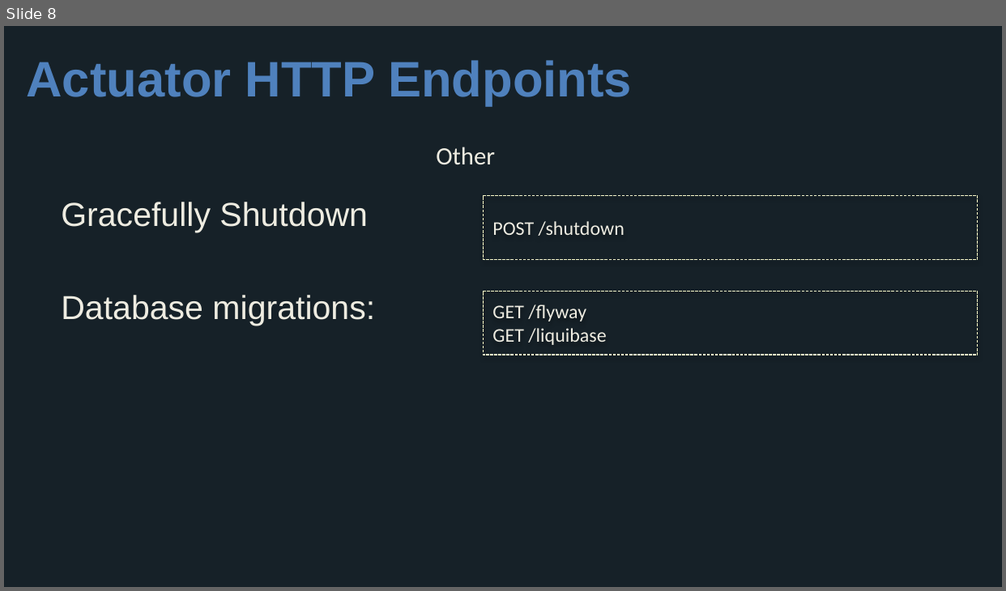
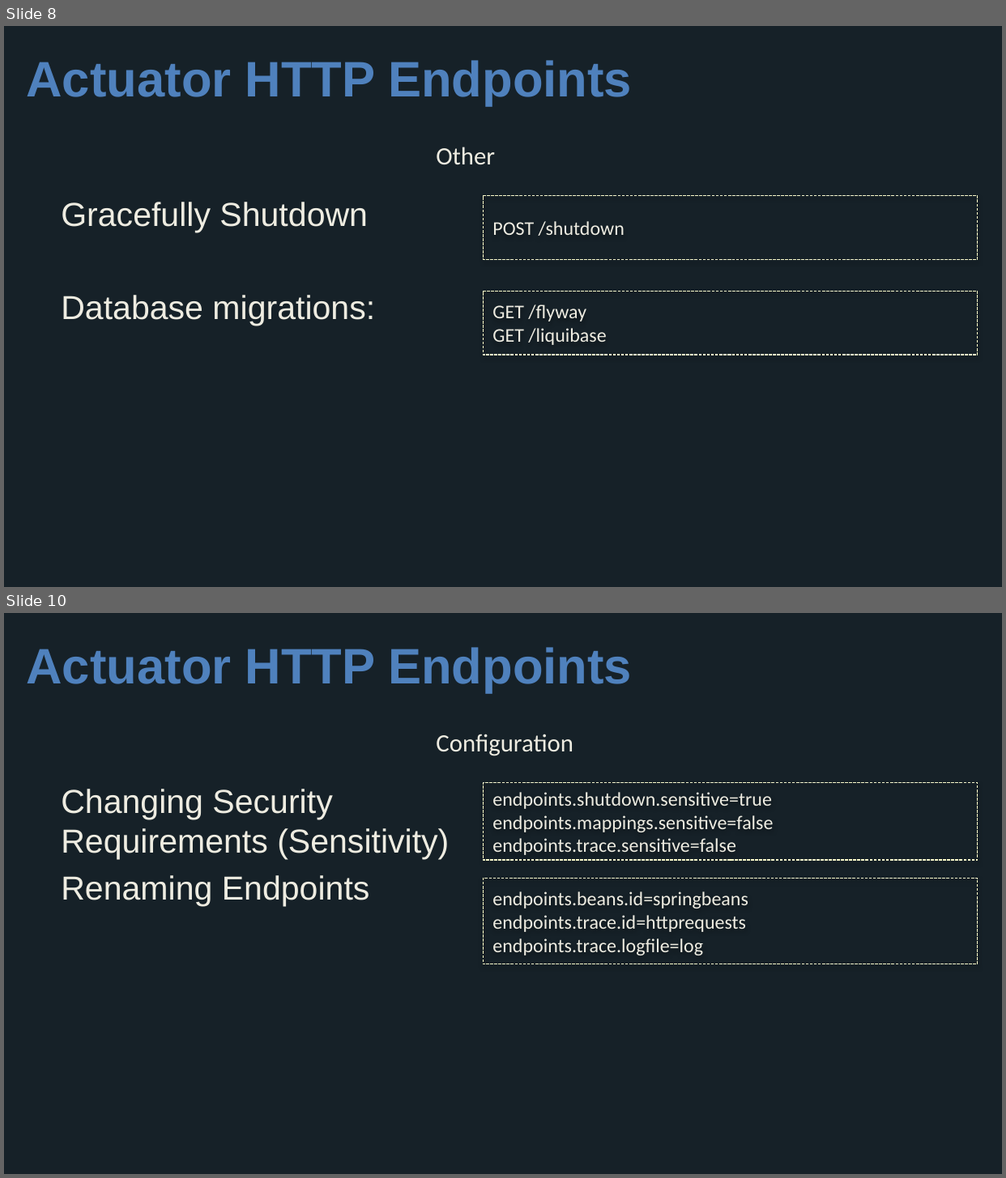
Before and after one commit to wxlund/CN-Workshop-Boeing, a slide deck: presentations/Session_4_Advanced_Boot.pptx. Shown one above the other, each under a label of ours: slide 8 before the commit, slides 8 and 10 after it; the slides between them are not shown. The pictures are 1006x591 and 1006x1178 pixels, drawn with LibreOffice and Linux fonts; fonts in the diff are those of the drawing; background and template pictures are left out. Boxes give left, top, right and bottom in pixels: in the first picture for what was removed or moved away, otherwise in the second. Text is boxed around its words. In the diff, an @@ line names an element or a change of style, - is before the commit and + after.

```diff
--- a/presentations/Session_4_Advanced_Boot.pptx
+++ b/presentations/Session_4_Advanced_Boot.pptx
@@ slide 10 added at bbox=[4, 613, 1002, 1174], background #162128 @@
@@ title added at bbox=[26, 647, 632, 693], 36 pt, text #4F81BD, bold @@
+Actuator HTTP Endpoints
@@ text added at bbox=[436, 734, 573, 756], 18 pt, text #EEECE1 @@
+Configuration
@@ rectangle added at bbox=[483, 782, 978, 859], outline #FFFFCC 0.75 pt dashed, 14 pt, text #EEECE1 @@
+endpoints.shutdown.sensitive=true
+endpoints.mappings.sensitive=false
+endpoints.trace.sensitive=false
@@ text added at bbox=[61, 789, 449, 906], 24 pt, text #EEECE1 @@
+Changing Security Requirements (Sensitivity)
+Renaming Endpoints
@@ rectangle added at bbox=[483, 879, 978, 965], outline #FFFFCC 0.75 pt dashed, 14 pt, text #EEECE1 @@
+endpoints.beans.id=springbeans
+endpoints.trace.id=httprequests
+endpoints.trace.logfile=log
```
Also in this commit, not shown: 19 other slides added.
